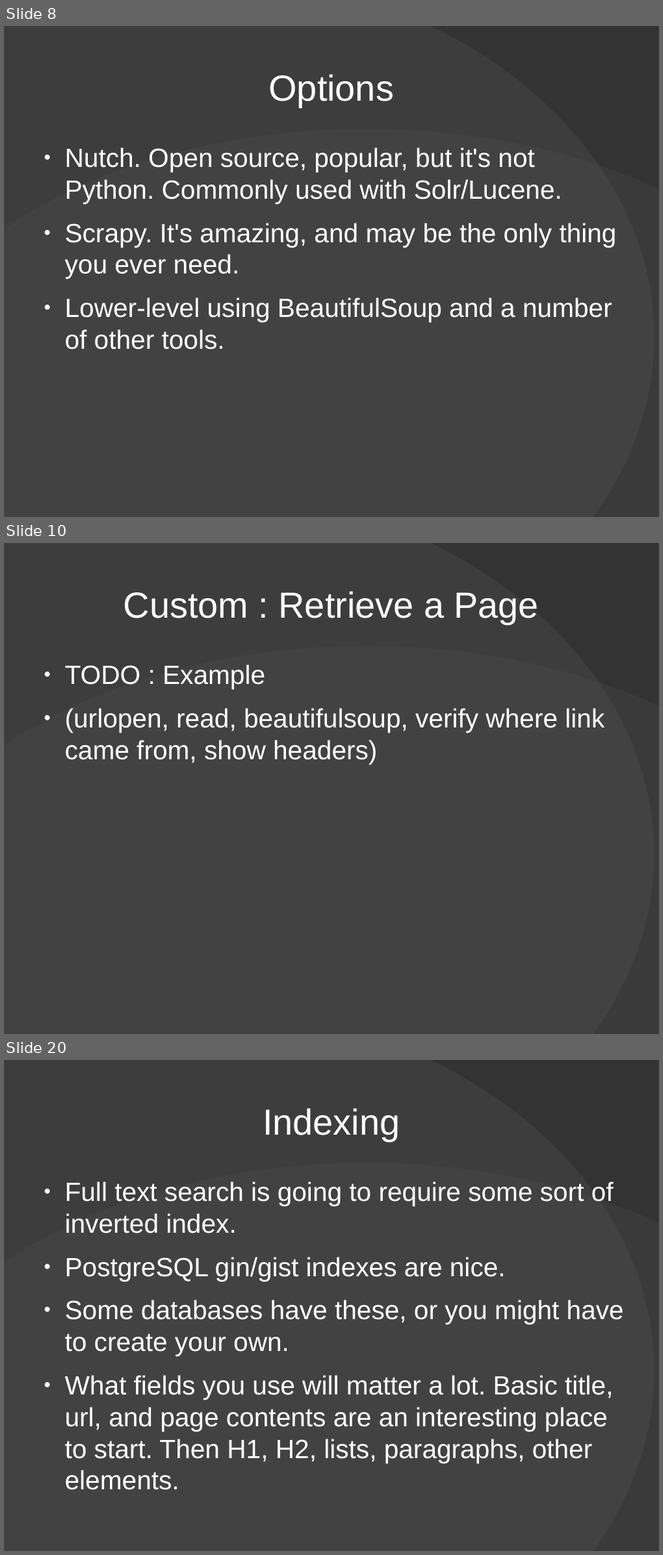
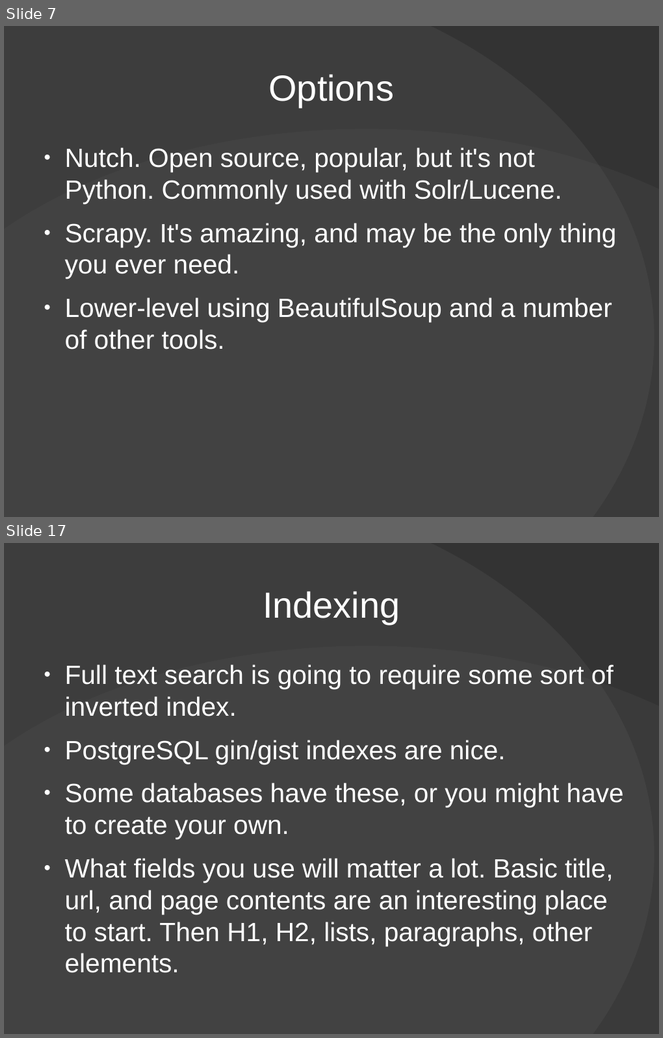
Before and after one commit to Xangis/python-webcrawling, a slide deck: PythonWebCrawlingPresentation.odp. Shown one above the other, each under a label of ours: slides 8, 10 and 20 before the commit, slides 7 and 17 after it; the slides between them are not shown. The pictures are 663x1555 and 663x1038 pixels, drawn with LibreOffice and Linux fonts; fonts in the diff are those of the drawing; background and template pictures are left out. Boxes give left, top, right and bottom in pixels: in the first picture for what was removed or moved away, otherwise in the second. Text is boxed around its words. In the diff, an @@ line names an element or a change of style, - is before the commit and + after.

```diff
--- a/PythonWebCrawlingPresentation.odp
+++ b/PythonWebCrawlingPresentation.odp
@@ slide 10 removed at bbox=[4, 543, 659, 1034], background #333333; not listed: 2 template elements that a slide beside it also shows @@
@@ title removed at bbox=[124, 591, 539, 624] @@
-Custom : Retrieve a Page
@@ text removed at bbox=[65, 665, 605, 764] @@
-● TODO : Example
-● (urlopen, read, beautifulsoup, verify where link came from, show headers)
@@ what was slide 8 is now slide 7 @@
@@ what was slide 20 is now slide 17 @@
```
Also in this commit, not shown: 17 slides changed, 1 slide added, 3 other slides removed, 1 other file.
